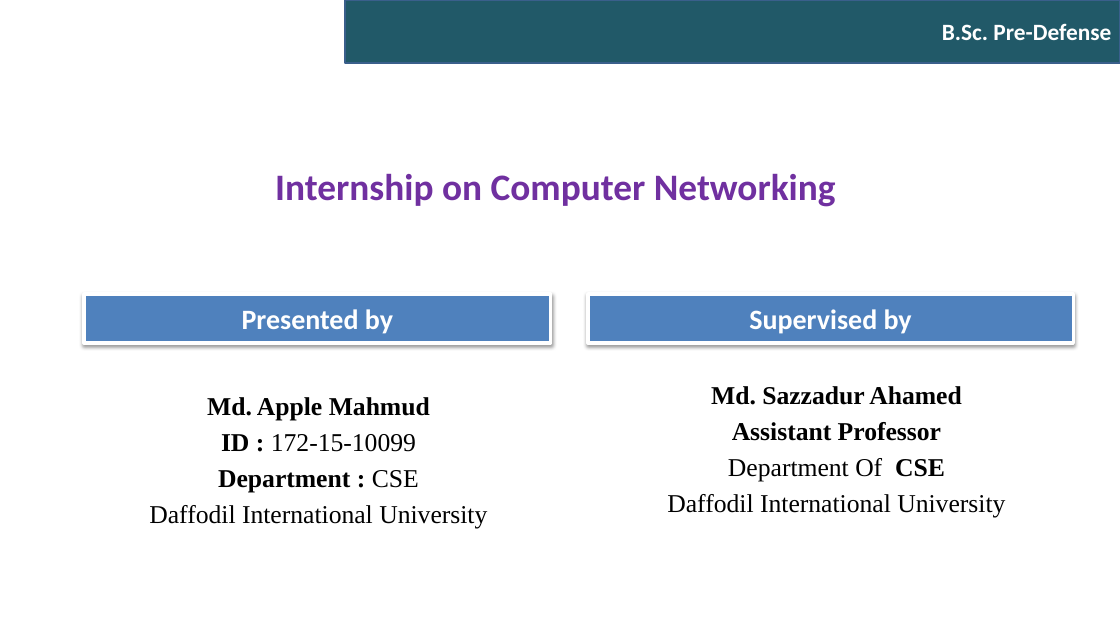
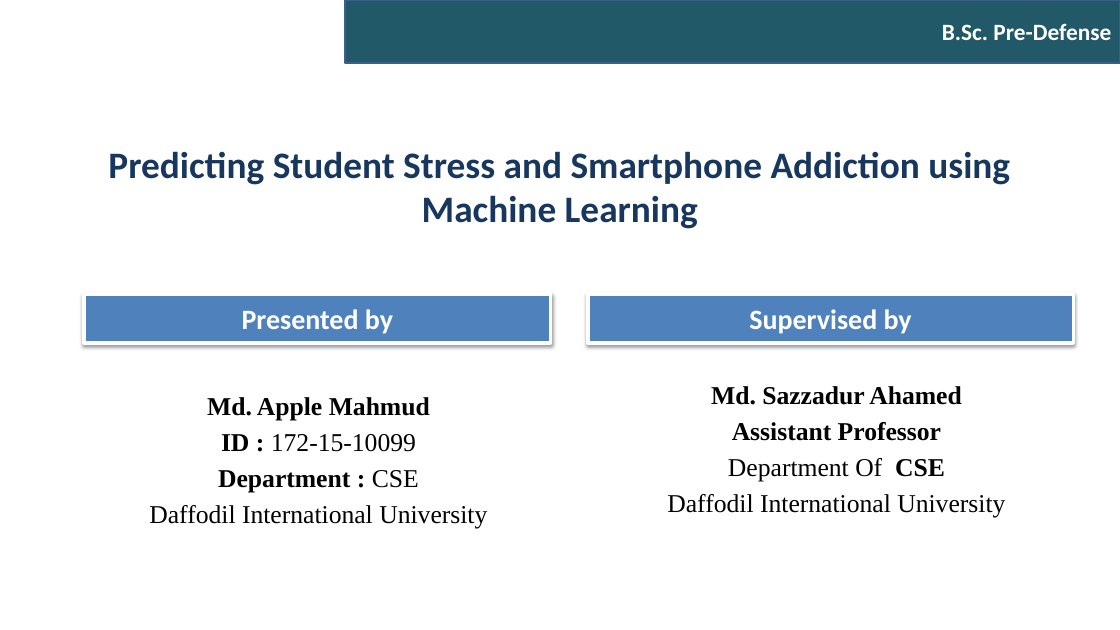
Before and after one commit to yeaminsakib/project, a slide deck: slide 1 of Stress_Prediction/Pre-Defense-Slide-Template.pptx. Drawn at 1120x630 pixels with LibreOffice and Linux fonts; fonts in the diff are those of the drawing; background and template pictures are left out. Boxes give left, top, right and bottom in pixels: in the first picture for what was removed or moved away, otherwise in the second. Text is boxed around its words. In the diff, an @@ line names an element or a change of style, - is before the commit and + after.

```diff
--- a/Stress_Prediction/Pre-Defense-Slide-Template.pptx
+++ b/Stress_Prediction/Pre-Defense-Slide-Template.pptx
@@ title at (x1=108, y1=151, x2=1010, y2=229): text changed; text colour #7030A0 to #17375E @@
-Internship on Computer Networking
+Predicting Student Stress and Smartphone Addiction using Machine Learning
```
Also in this commit, not shown: 3 other slides changed, 3 slides added, 3 slides removed, 2 other files.
